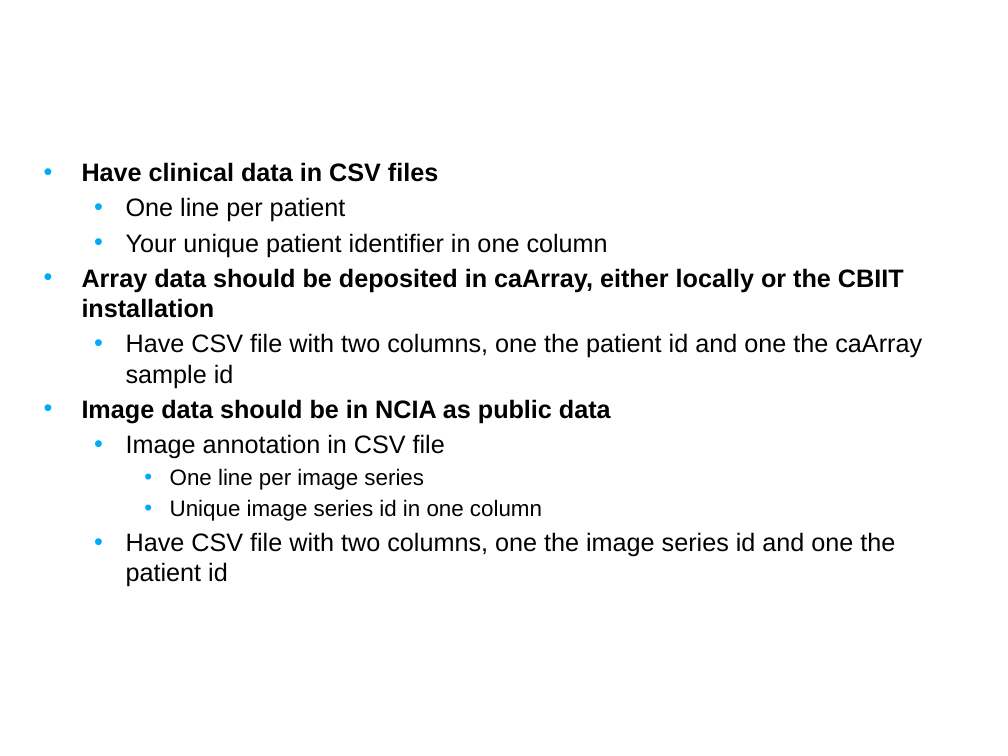
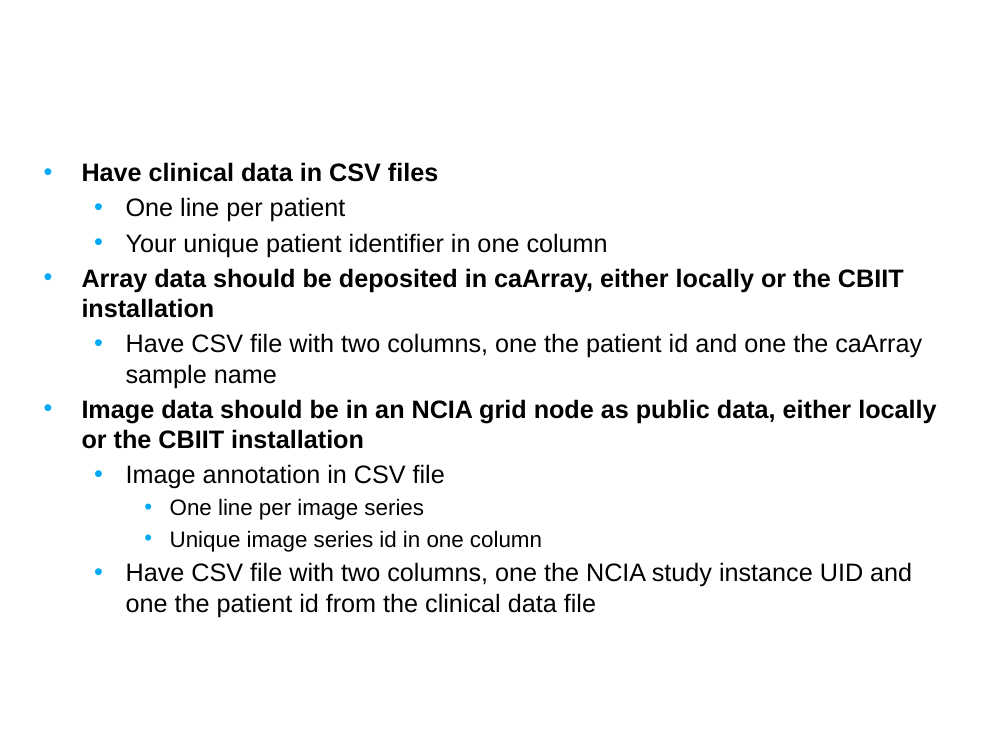
Before and after one commit to NCIP/caintegrator, a slide deck: slide 8 of docs/project_management/external_meetings/Pre Alpha Release Intro Slides.pptx (slide 9 before the commit). Drawn at 1008x756 pixels with LibreOffice and Linux fonts; fonts in the diff are those of the drawing; background and template pictures are left out. Boxes give left, top, right and bottom in pixels: in the first picture for what was removed or moved away, otherwise in the second. Text is boxed around its words. In the diff, an @@ line names an element or a change of style, - is before the commit and + after.

```diff
--- a/docs/project_management/external_meetings/Pre Alpha Release Intro Slides.pptx
+++ b/docs/project_management/external_meetings/Pre Alpha Release Intro Slides.pptx
@@ text at (x1=82, y1=333, x2=936, y2=449): text changed; bold on @@
-  • Have CSV file with two columns, one the patient id and one the caArray sample id
-• Image data should be in NCIA as public data
+  • Have CSV file with two columns, one the patient id and one the caArray sample name
+• Image data should be in an NCIA grid node as public data, either locally or the CBIIT installation
@@ text at (x1=126, y1=562, x2=912, y2=617): text changed @@
-  • Have CSV file with two columns, one the image series id and one the patient id
+  • Have CSV file with two columns, one the NCIA study instance UID and one the patient id from the clinical data file
```
Also in this commit, not shown: 4 other slides changed, 2 slides removed, 1 other file.
